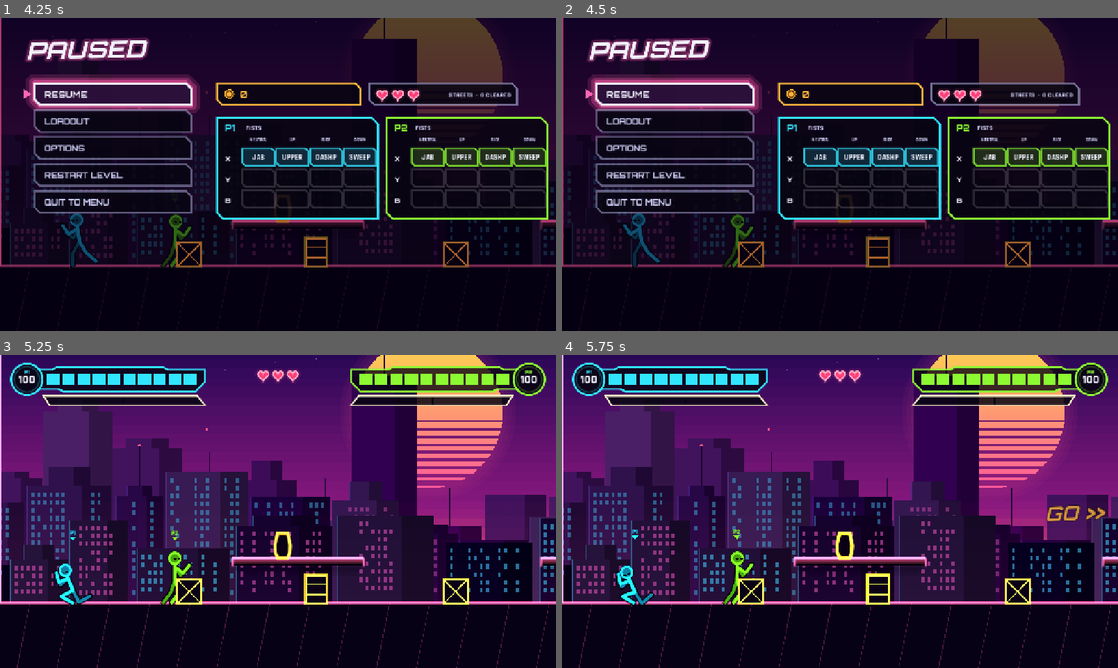
Above: before the commit, frames 1-4 (two rows, left to right).
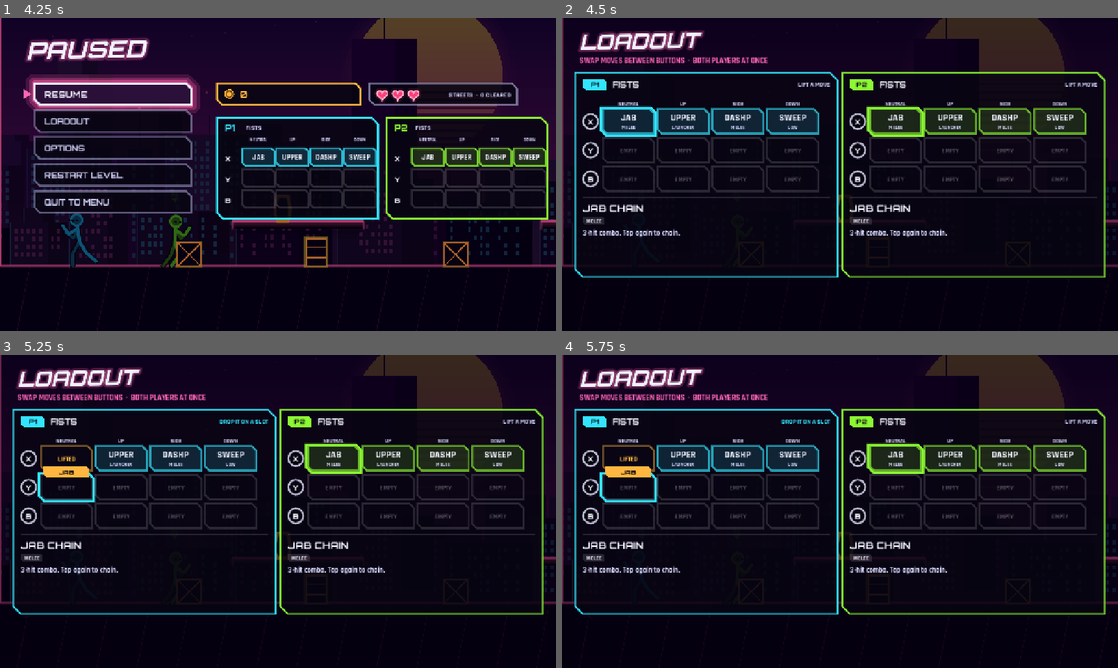
Above: after the commit, the same moments.

Repository: LaMaSi/Multiplayer-fighting-roguelike
Game: Godot game, scene res://scenes/main_menu.tscn
The game is run twice, just before and just after one commit, with the same random seed, the same clock (stepped at 60 frames per second) and the same inputs.
Inputs (mouse positions are in pixels of both pictures, inside the frame that each line leads up to):
- Up to frame 1 (4.25 s): tap Enter at 0.5 s; move the mouse to (400, 158) at 0.52 s; hold D 0.53-1.25 s; tap F at 0.6 s; click (400, 158) at 0.67 s; tap Space at 0.77, 3.77 s; drag from (166, 190) to (250, 237) at 1.27 s; move the mouse to (333, 105) at 2.02 s; hold D 2.03-2.75 s; tap H at 2.1 s; click (333, 105) at 2.17 s; drag from (250, 237) to (111, 127) at 2.77 s; move the mouse to (444, 221) at 3.52 s; hold A from 3.53 s (still down); tap V at 3.6 s; click (444, 221) at 3.67 s; tap Escape at 4.15 s
- Up to frame 2 (4.5 s): release A at 4.25 s; drag from (673, 127) to (756, 96) at 4.27 s
- Up to frame 3 (5.25 s): tap Space at 5 s; move the mouse to (305, 511) at 5.02 s; hold S from 5.03 s (still down); tap E at 5.1 s; click (305, 511) at 5.17 s
- Up to frame 4 (5.75 s): keep holding S

Frame 1 is identical in both runs. In frame 2, 35% of the frame differs, in the area x 0-100%, y 0-83%; in frame 3, 68%, in the area x 0-100%, y 0-100%; in frame 4, 68%.

Commit message:
Mouse support for the new pause menu
Co-Authored-By: Claude Sonnet 5.5 <noreply@anthropic.com>

Diff:
--- a/scripts/ui/pause_menu.gd
+++ b/scripts/ui/pause_menu.gd
@@ -304,3 +304,48 @@
 			UiKit.txt(c, UiKit.body(), Vector2(660, 190), mv.name.to_upper(), 26, UiKit.TEXT)
 			UiKit.txt(c, UiKit.body(), Vector2(660, 222), mv.desc, 18, Color(0.85, 0.85, 1.0))
 			UiKit.txt(c, UiKit.body(), Vector2(660, 250), tags.to_upper() + ("   GROUND ONLY" if mv.ground_only else ("   AIR ONLY" if mv.air_only else "")), 14, UiKit.DIM_TEXT)
+
+
+# ------------------------------------------------------------------ mouse
+## Hover selects a row, left click activates it (Move Lab: next move), right click / wheel change a value.
+
+func _row_rect(i: int) -> Rect2:
+	if _page == "lab":
+		if i == PlayerSlots.size():
+			return Rect2(80, 150 + PlayerSlots.size() * 36.0 + 8, 520, 32)
+		return Rect2(80, 150 + i * 36.0, 520, 32)
+	return Rect2(80, 150 + i * 62.0, 360, 50)
+
+
+func _row_at(pos: Vector2) -> int:
+	for i in _count():
+		if _row_rect(i).has_point(pos):
+			return i
+	return -1
+
+
+func _input(event: InputEvent) -> void:
+	if not open or _canvas == null or _page == "loadout":
+		return
+	if event is InputEventMouseMotion:
+		var i := _row_at(_canvas.get_local_mouse_position())
+		if i >= 0 and i != _sel:
+			_sel = i
+			Sfx.play("ui", 1.2)
+	elif event is InputEventMouseButton and event.pressed:
+		var i2 := _row_at(_canvas.get_local_mouse_position())
+		if i2 < 0:
+			return
+		_sel = i2
+		match event.button_index:
+			MOUSE_BUTTON_LEFT:
+				Sfx.play("ui")
+				if _page == "lab" and i2 < PlayerSlots.size():
+					_side(1)
+				else:
+					_activate()
+			MOUSE_BUTTON_RIGHT, MOUSE_BUTTON_WHEEL_DOWN:
+				_side(-1)
+			MOUSE_BUTTON_WHEEL_UP:
+				_side(1)
+		get_viewport().set_input_as_handled()
